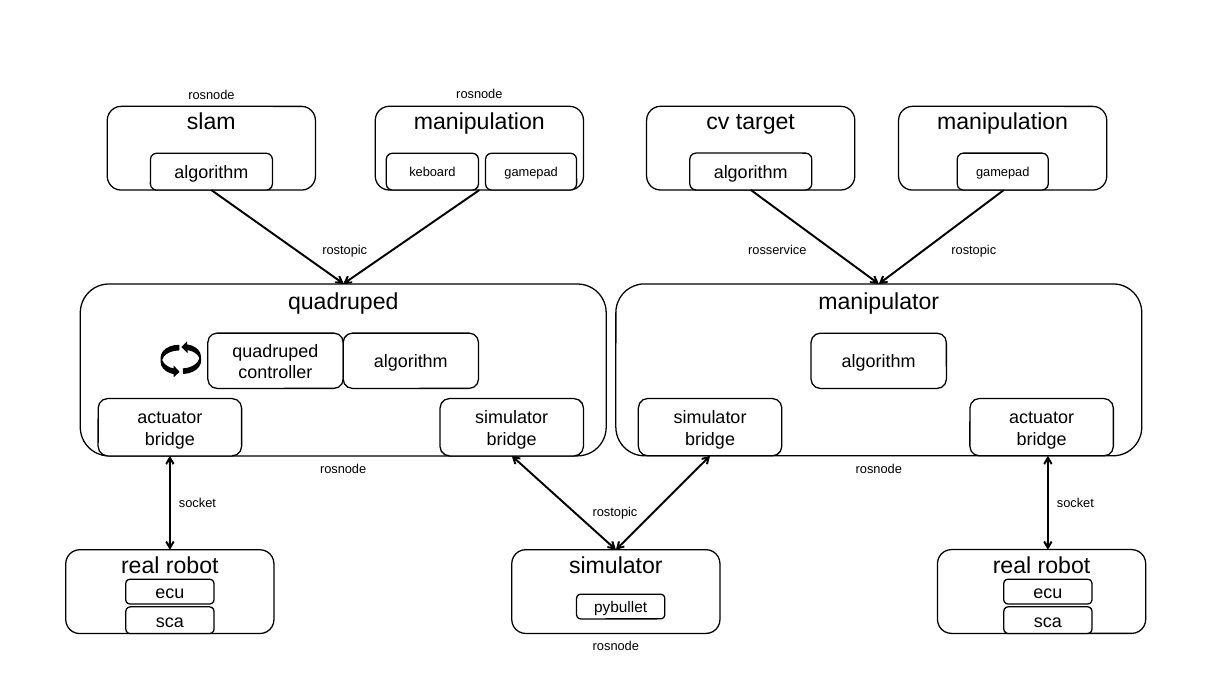
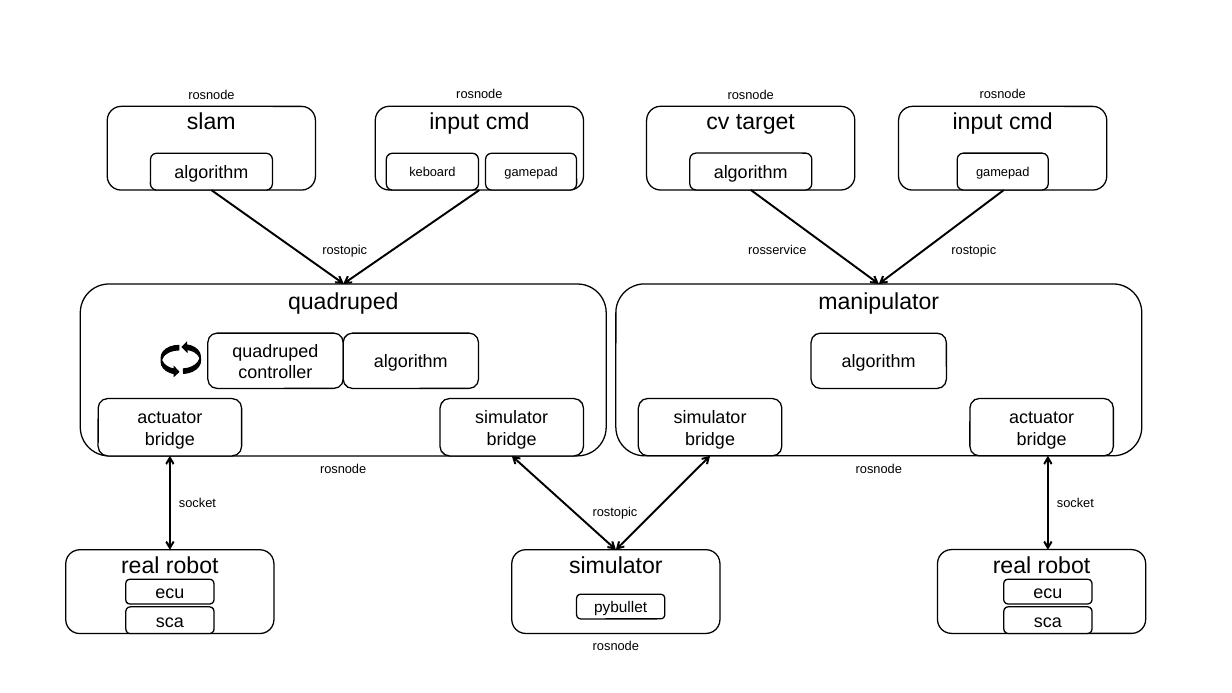
Before and after one commit to Derek-TH-Wang/quadruped_ctrl, a slide deck: slide 1 of system frame.pptx. Drawn at 1232x693 pixels with LibreOffice and Linux fonts; fonts in the diff are those of the drawing. Boxes give left, top, right and bottom in pixels: in the first picture for what was removed or moved away, otherwise in the second. Text is boxed around its words. In the diff, an @@ line names an element or a change of style, - is before the commit and + after.

Commit message:
update ppt

```diff
--- a/system frame.pptx
+++ b/system frame.pptx
@@ text added at (x1=728, y1=89, x2=774, y2=99), 10 pt, text #000000 @@
+rosnode
@@ text added at (x1=980, y1=88, x2=1026, y2=98), 10 pt, text #000000 @@
+rosnode
@@ text in rounded rectangle at (x1=429, y1=112, x2=530, y2=134): text changed @@
-manipulation
+input cmd
@@ text in rounded rectangle at (x1=953, y1=112, x2=1053, y2=134): text changed @@
-manipulation
+input cmd
```
Also in this commit, not shown: 1 other file.
